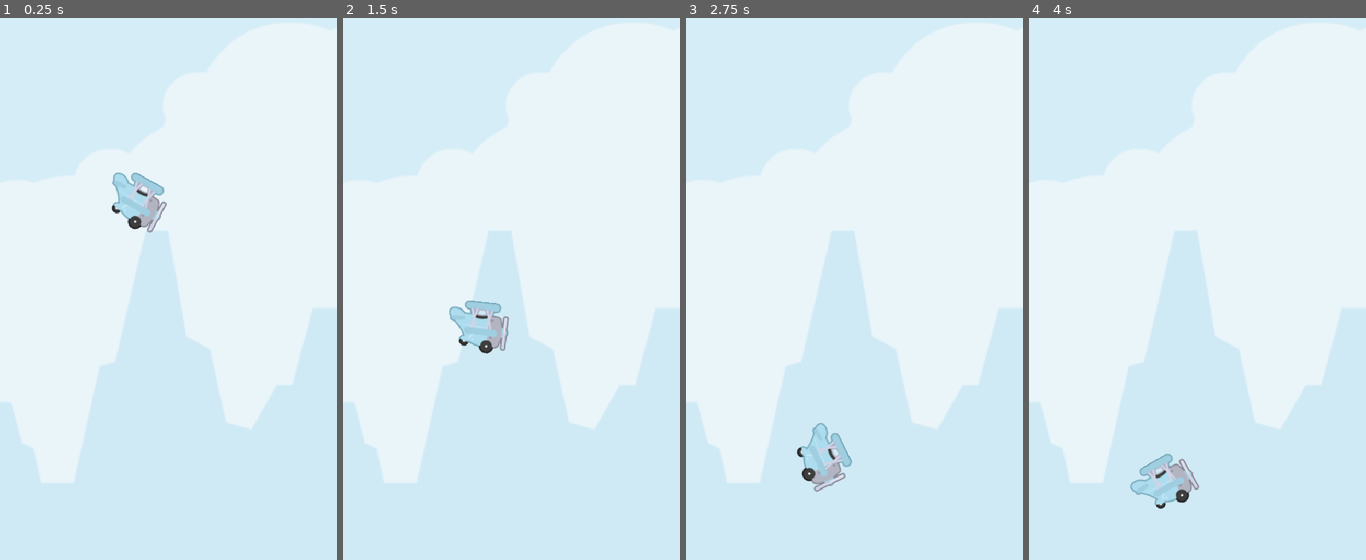
Above: before the commit, frames 1-4 (left to right).
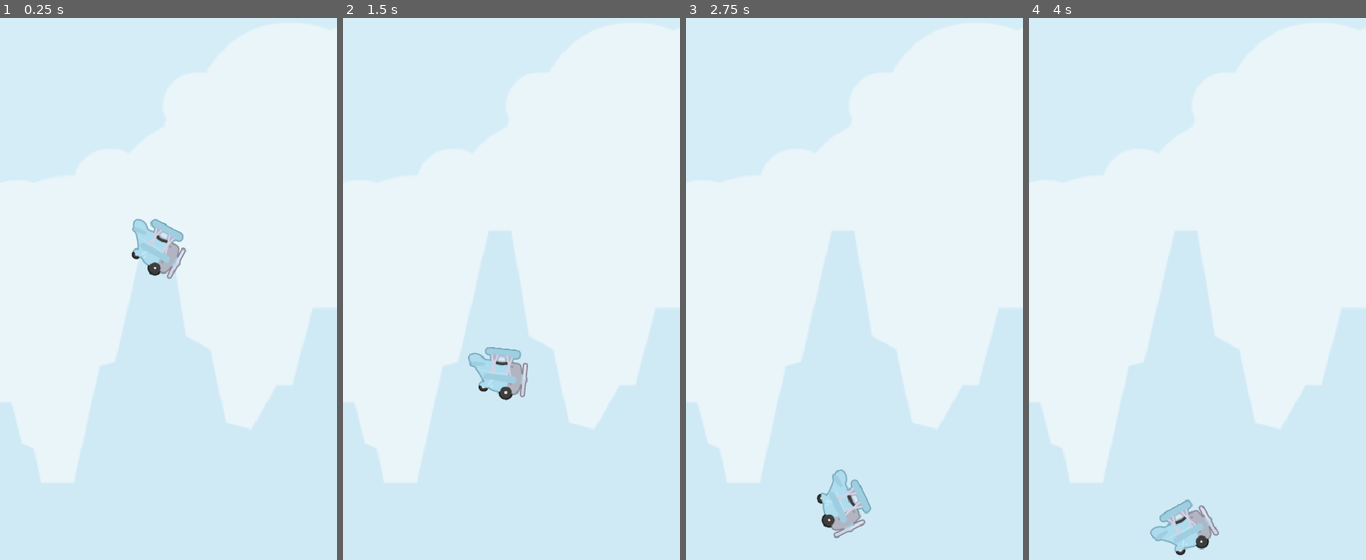
Above: after the commit, the same moments.

Repository: YaghoJP/flappy-bird-master
Game: Godot game, scene res://Scenes/world.tscn
Two runs of this game, one before a commit and one after it. Both use one fixed random seed, a clock stepped at 60 frames per second and the inputs below.
Inputs:
- Up to frame 1 (0.25 s): no input
- Up to frame 2 (1.5 s): tap Space (jump) at 0.77 s
- Up to frame 3 (2.75 s): tap Space (jump) at 1.52 s
- Up to frame 4 (4 s): tap Space (jump) at 3.02, 3.77 s

The runs differ from the first frame. In frame 1, 2.2% of the frame differs, in the area x 33-56%, y 28-49%; in frame 2, 2.1%; in frame 3, 2.1%; in frame 4, 2.2%.

Commit message:
[002] - Implementando o plane_manager para lidar com as skins.

Diff:
--- /dev/null
+++ b/DataSkins/blue.tres
@@ -0,0 +1,11 @@
+[gd_resource type="Resource" script_class="SkinsPlane" load_steps=3 format=3 uid="uid://ctlrl60kv2a33"]
+
+[ext_resource type="PackedScene" uid="uid://duwsfsq7txewl" path="res://Planes/Blue/blue_plane.tscn" id="1_i6sap"]
+[ext_resource type="Script" uid="uid://dfkr1e3wnll6g" path="res://DataSkins/skins.gd" id="1_iac7u"]
+
+[resource]
+script = ExtResource("1_iac7u")
+name = "blue"
+price = 100
+plane = ExtResource("1_i6sap")
+metadata/_custom_type_script = "uid://dfkr1e3wnll6g"
--- /dev/null
+++ b/DataSkins/green.tres
@@ -0,0 +1,11 @@
+[gd_resource type="Resource" script_class="SkinsPlane" load_steps=3 format=3 uid="uid://dx0lbe4af5w42"]
+
+[ext_resource type="Script" uid="uid://dfkr1e3wnll6g" path="res://DataSkins/skins.gd" id="1_eevvn"]
+[ext_resource type="PackedScene" uid="uid://drp2k6ooepjfs" path="res://Planes/Green/green_plane.tscn" id="1_i2h3a"]
+
+[resource]
+script = ExtResource("1_eevvn")
+name = "green"
+price = 200
+plane = ExtResource("1_i2h3a")
+metadata/_custom_type_script = "uid://dfkr1e3wnll6g"
--- /dev/null
+++ b/DataSkins/red.tres
@@ -0,0 +1,11 @@
+[gd_resource type="Resource" script_class="SkinsPlane" load_steps=3 format=3 uid="uid://bsl0qe5l7thdb"]
+
+[ext_resource type="PackedScene" uid="uid://b5xgwp63f3mcr" path="res://Planes/Red/red_plane.tscn" id="1_1ba71"]
+[ext_resource type="Script" uid="uid://dfkr1e3wnll6g" path="res://DataSkins/skins.gd" id="1_q4cck"]
+
+[resource]
+script = ExtResource("1_q4cck")
+name = "red"
+price = 0
+plane = ExtResource("1_1ba71")
+metadata/_custom_type_script = "uid://dfkr1e3wnll6g"
--- /dev/null
+++ b/DataSkins/skins.gd
@@ -0,0 +1,7 @@
+extends Resource
+class_name SkinsPlane
+
+@export_category('Infos')
+@export var name: String
+@export var price: int
+@export var plane: PackedScene
--- /dev/null
+++ b/DataSkins/yellow.tres
@@ -0,0 +1,11 @@
+[gd_resource type="Resource" script_class="SkinsPlane" load_steps=3 format=3 uid="uid://c5yyj6ruqfn1w"]
+
+[ext_resource type="Script" uid="uid://dfkr1e3wnll6g" path="res://DataSkins/skins.gd" id="1_gpkaj"]
+[ext_resource type="PackedScene" uid="uid://k1b3m35xgie7" path="res://Planes/Yellow/yellow_plane.tscn" id="1_wsc08"]
+
+[resource]
+script = ExtResource("1_gpkaj")
+name = "yellow"
+price = 500
+plane = ExtResource("1_wsc08")
+metadata/_custom_type_script = "uid://dfkr1e3wnll6g"
--- /dev/null
+++ b/Managers/game_manager.gd
@@ -0,0 +1,8 @@
+extends Node
+
+
+func _ready():
+	pass
+
+func _process(delta):
+	pass
--- /dev/null
+++ b/Managers/plane_manager.gd
@@ -0,0 +1,19 @@
+extends Node
+class_name PlaneManager
+
+@export_category('Variavles')
+@export var _currentIndexSkin: int = 0
+@export var spawnPosition: Vector2 = Vector2(220, 375)
+
+@export_category('Objects')
+@export var _skins: Dictionary[int, SkinsPlane] = {}
+
+func _ready():
+	setSkin(_currentIndexSkin,spawnPosition)
+
+func setSkin(_indexSkin: int, _position: Vector2) -> void:
+	var _plane = _skins[_indexSkin].plane.instantiate()
+
+	add_child(_plane)
+
+	_plane.position = spawnPosition
--- /dev/null
+++ b/Managers/plane_manager.tscn
@@ -0,0 +1,15 @@
+[gd_scene load_steps=6 format=3 uid="uid://d1tdhge0aci2u"]
+
+[ext_resource type="Script" uid="uid://bdn46a34dllf8" path="res://Managers/plane_manager.gd" id="1_13ctd"]
+[ext_resource type="Resource" uid="uid://ctlrl60kv2a33" path="res://DataSkins/blue.tres" id="2_2en5g"]
+[ext_resource type="Script" uid="uid://dfkr1e3wnll6g" path="res://DataSkins/skins.gd" id="2_5e5jr"]
+[ext_resource type="Resource" uid="uid://bsl0qe5l7thdb" path="res://DataSkins/red.tres" id="3_gibus"]
+[ext_resource type="Resource" uid="uid://dx0lbe4af5w42" path="res://DataSkins/green.tres" id="5_ka3oh"]
+
+[node name="PlaneManager" type="Node"]
+script = ExtResource("1_13ctd")
+_skins = Dictionary[int, ExtResource("2_5e5jr")]({
+0: ExtResource("3_gibus"),
+1: ExtResource("2_2en5g"),
+2: ExtResource("5_ka3oh")
+})
--- /dev/null
+++ b/Planes/Blue/blue_plane.tscn
@@ -0,0 +1,36 @@
+[gd_scene load_steps=6 format=3 uid="uid://duwsfsq7txewl"]
+
+[ext_resource type="PackedScene" uid="uid://cbwccf8qdf5qb" path="res://Planes/plane.tscn" id="1_0iu33"]
+[ext_resource type="Texture2D" uid="uid://bvntpsok5a8x5" path="res://Planes/Blue/planeBlue1.png" id="2_k2ar6"]
+[ext_resource type="Texture2D" uid="uid://bokghwlyvels1" path="res://Planes/Blue/planeBlue2.png" id="3_2g30l"]
+[ext_resource type="Texture2D" uid="uid://087voyngu1by" path="res://Planes/Blue/planeBlue3.png" id="4_wsjum"]
+
+[sub_resource type="SpriteFrames" id="SpriteFrames_w650g"]
+animations = [{
+"frames": [{
+"duration": 1.0,
+"texture": ExtResource("2_k2ar6")
+}],
+"loop": true,
+"name": &"idle",
+"speed": 10.0
+}, {
+"frames": [{
+"duration": 1.0,
+"texture": ExtResource("2_k2ar6")
+}, {
+"duration": 1.0,
+"texture": ExtResource("3_2g30l")
+}, {
+"duration": 1.0,
+"texture": ExtResource("4_wsjum")
+}],
+"loop": true,
+"name": &"move",
+"speed": 10.0
+}]
+
+[node name="BluePlane" instance=ExtResource("1_0iu33")]
+
+[node name="Texture" parent="." index="0"]
+sprite_frames = SubResource("SpriteFrames_w650g")
--- /dev/null
+++ b/Planes/Green/green_plane.tscn
@@ -0,0 +1,37 @@
+[gd_scene load_steps=6 format=3 uid="uid://drp2k6ooepjfs"]
+
+[ext_resource type="PackedScene" uid="uid://cbwccf8qdf5qb" path="res://Planes/plane.tscn" id="1_thvqw"]
+[ext_resource type="Texture2D" uid="uid://q0cghfj8gn7n" path="res://Planes/Red/planeRed1.png" id="2_e5tm2"]
+[ext_resource type="Texture2D" uid="uid://wcfvmyu4tg8j" path="res://Planes/Red/planeRed2.png" id="3_vepel"]
+[ext_resource type="Texture2D" uid="uid://l1m1yptx56t" path="res://Planes/Red/planeRed3.png" id="4_7drea"]
+
+[sub_resource type="SpriteFrames" id="SpriteFrames_lrv2q"]
+animations = [{
+"frames": [{
+"duration": 1.0,
+"texture": ExtResource("2_e5tm2")
+}],
+"loop": true,
+"name": &"idle",
+"speed": 10.0
+}, {
+"frames": [{
+"duration": 1.0,
+"texture": ExtResource("2_e5tm2")
+}, {
+"duration": 1.0,
+"texture": ExtResource("3_vepel")
+}, {
+"duration": 1.0,
+"texture": ExtResource("4_7drea")
+}],
+"loop": true,
+"name": &"move",
+"speed": 10.0
+}]
+
+[node name="GreenPlane" instance=ExtResource("1_thvqw")]
+
+[node name="Texture" parent="." index="0"]
+sprite_frames = SubResource("SpriteFrames_lrv2q")
+animation = &"move"
--- /dev/null
+++ b/Planes/Red/red_plane.tscn
@@ -0,0 +1,37 @@
+[gd_scene load_steps=6 format=3 uid="uid://b5xgwp63f3mcr"]
+
+[ext_resource type="PackedScene" uid="uid://cbwccf8qdf5qb" path="res://Planes/plane.tscn" id="1_d3547"]
+[ext_resource type="Texture2D" uid="uid://q0cghfj8gn7n" path="res://Planes/Red/planeRed1.png" id="2_jy3yn"]
+[ext_resource type="Texture2D" uid="uid://wcfvmyu4tg8j" path="res://Planes/Red/planeRed2.png" id="3_n5h1q"]
+[ext_resource type="Texture2D" uid="uid://l1m1yptx56t" path="res://Planes/Red/planeRed3.png" id="4_i4wo3"]
+
+[sub_resource type="SpriteFrames" id="SpriteFrames_tix8q"]
+animations = [{
+"frames": [{
+"duration": 1.0,
+"texture": ExtResource("2_jy3yn")
+}],
+"loop": true,
+"name": &"idle",
+"speed": 10.0
+}, {
+"frames": [{
+"duration": 1.0,
+"texture": ExtResource("2_jy3yn")
+}, {
+"duration": 1.0,
+"texture": ExtResource("3_n5h1q")
+}, {
+"duration": 1.0,
+"texture": ExtResource("4_i4wo3")
+}],
+"loop": true,
+"name": &"move",
+"speed": 10.0
+}]
+
+[node name="RedPlane" instance=ExtResource("1_d3547")]
+
+[node name="Texture" parent="." index="0"]
+sprite_frames = SubResource("SpriteFrames_tix8q")
+animation = &"move"
--- /dev/null
+++ b/Planes/Yellow/yellow_plane.tscn
@@ -0,0 +1,37 @@
+[gd_scene load_steps=6 format=3 uid="uid://k1b3m35xgie7"]
+
+[ext_resource type="PackedScene" uid="uid://cbwccf8qdf5qb" path="res://Planes/plane.tscn" id="1_7a7ew"]
+[ext_resource type="Texture2D" uid="uid://cgtdfpa61o4i7" path="res://Planes/Yellow/planeYellow1.png" id="2_fxoum"]
+[ext_resource type="Texture2D" uid="uid://cbnja2ianreex" path="res://Planes/Yellow/planeYellow2.png" id="3_8qov3"]
+[ext_resource type="Texture2D" uid="uid://c7ml0cof4y8ad" path="res://Planes/Yellow/planeYellow3.png" id="4_7sje7"]
+
+[sub_resource type="SpriteFrames" id="SpriteFrames_llp4e"]
+animations = [{
+"frames": [{
+"duration": 1.0,
+"texture": ExtResource("2_fxoum")
+}],
+"loop": true,
+"name": &"idle",
+"speed": 10.0
+}, {
+"frames": [{
+"duration": 1.0,
+"texture": ExtResource("2_fxoum")
+}, {
+"duration": 1.0,
+"texture": ExtResource("3_8qov3")
+}, {
+"duration": 1.0,
+"texture": ExtResource("4_7sje7")
+}],
+"loop": true,
+"name": &"move",
+"speed": 10.0
+}]
+
+[node name="YellowPlane" instance=ExtResource("1_7a7ew")]
+
+[node name="Texture" parent="." index="0"]
+sprite_frames = SubResource("SpriteFrames_llp4e")
+animation = &"move"
--- a/Planes/plane.gd
+++ b/Planes/plane.gd
@@ -4,11 +4,10 @@
 @export_category('Variables')
 @export var _gravity: float = 1000.0
 @export var _jumpForce: float = -400.0
-@export var _maxSpeed: float =     400.0
+@export var _maxSpeed: float = 400.0
 @export var _rotationSpeed: float = 2
 
 func _physics_process(_delta: float) -> void:
-
 	#Executando o pulo
 	if Input.is_action_just_pressed("jump"):
 		velocity.y = _jumpForce
--- a/Planes/plane.tscn
+++ b/Planes/plane.tscn
@@ -1,104 +1,29 @@
-[gd_scene load_steps=13 format=3 uid="uid://cbwccf8qdf5qb"]
+[gd_scene load_steps=4 format=3 uid="uid://cbwccf8qdf5qb"]
 
-[ext_resource type="Texture2D" uid="uid://bvntpsok5a8x5" path="res://Planes/planeBlue1.png" id="1_6qllm"]
 [ext_resource type="Script" uid="uid://kbmxwrhxly3g" path="res://Planes/plane.gd" id="1_tu3q3"]
-[ext_resource type="Texture2D" uid="uid://q0cghfj8gn7n" path="res://Planes/planeRed1.png" id="2_t5qcd"]
-[ext_resource type="Texture2D" uid="uid://dup4ijlr30qgx" path="res://Planes/planeGreen1.png" id="3_omcbi"]
-[ext_resource type="Texture2D" uid="uid://cgtdfpa61o4i7" path="res://Planes/planeYellow1.png" id="4_tu3q3"]
-[ext_resource type="Texture2D" uid="uid://bokghwlyvels1" path="res://Planes/planeBlue2.png" id="4_xemae"]
-[ext_resource type="Texture2D" uid="uid://087voyngu1by" path="res://Planes/planeBlue3.png" id="5_tu3q3"]
-[ext_resource type="Texture2D" uid="uid://wcfvmyu4tg8j" path="res://Planes/planeRed2.png" id="6_gba75"]
-[ext_resource type="Texture2D" uid="uid://l1m1yptx56t" path="res://Planes/planeRed3.png" id="7_1l6wi"]
-[ext_resource type="Texture2D" uid="uid://cbnja2ianreex" path="res://Planes/planeYellow2.png" id="9_gba75"]
-[ext_resource type="Texture2D" uid="uid://c7ml0cof4y8ad" path="res://Planes/planeYellow3.png" id="10_1l6wi"]
 
-[sub_resource type="SpriteFrames" id="SpriteFrames_sgvfd"]
+[sub_resource type="SpriteFrames" id="SpriteFrames_vtltu"]
 animations = [{
-"frames": [{
-"duration": 1.0,
-"texture": ExtResource("1_6qllm")
-}],
+"frames": [],
 "loop": true,
-"name": &"idle_blue",
-"speed": 5.0
-}, {
-"frames": [{
-"duration": 1.0,
-"texture": ExtResource("2_t5qcd")
-}],
-"loop": true,
-"name": &"idle_default",
-"speed": 5.0
-}, {
-"frames": [{
-"duration": 1.0,
-"texture": ExtResource("3_omcbi")
-}],
-"loop": true,
-"name": &"idle_green",
-"speed": 5.0
-}, {
-"frames": [{
-"duration": 1.0,
-"texture": ExtResource("4_tu3q3")
-}],
-"loop": true,
-"name": &"idle_yellow",
-"speed": 5.0
-}, {
-"frames": [{
-"duration": 1.0,
-"texture": ExtResource("1_6qllm")
-}, {
-"duration": 1.0,
-"texture": ExtResource("4_xemae")
-}, {
-"duration": 1.0,
-"texture": ExtResource("5_tu3q3")
-}],
-"loop": true,
-"name": &"move_blue",
-"speed": 5.0
-}, {
-"frames": [{
-"duration": 1.0,
-"texture": ExtResource("2_t5qcd")
-}, {
-"duration": 1.0,
-"texture": ExtResource("6_gba75")
-}, {
-"duration": 1.0,
-"texture": ExtResource("7_1l6wi")
-}],
-"loop": true,
-"name": &"move_default",
+"name": &"idle",
 "speed": 10.0
 }, {
 "frames": [],
 "loop": true,
-"name": &"move_green",
-"speed": 5.0
-}, {
-"frames": [{
-"duration": 1.0,
-"texture": ExtResource("4_tu3q3")
-}, {
-"duration": 1.0,
-"texture": ExtResource("9_gba75")
-}, {
-"duration": 1.0,
-"texture": ExtResource("10_1l6wi")
-}],
-"loop": true,
-"name": &"move_yellow",
+"name": &"move",
 "speed": 10.0
 }]
+
+[sub_resource type="CircleShape2D" id="CircleShape2D_tu3q3"]
+radius = 37.2156
 
 [node name="Plane" type="CharacterBody2D"]
 script = ExtResource("1_tu3q3")
 
+[node name="Texture" type="AnimatedSprite2D" parent="."]
+sprite_frames = SubResource("SpriteFrames_vtltu")
+animation = &"idle"
+
 [node name="Collision" type="CollisionShape2D" parent="."]
-
-[node name="Texture" type="AnimatedSprite2D" parent="."]
-sprite_frames = SubResource("SpriteFrames_sgvfd")
-animation = &"move_blue"
+shape = SubResource("CircleShape2D_tu3q3")
--- a/Scenes/world.tscn
+++ b/Scenes/world.tscn
@@ -1,7 +1,12 @@
-[gd_scene load_steps=3 format=3 uid="uid://c5vnj52r706iy"]
+[gd_scene load_steps=8 format=3 uid="uid://c5vnj52r706iy"]
 
 [ext_resource type="Texture2D" uid="uid://duiy5x8u0hr7r" path="res://BackGround/background.png" id="1_a02cp"]
-[ext_resource type="PackedScene" uid="uid://cbwccf8qdf5qb" path="res://Planes/plane.tscn" id="2_go701"]
+[ext_resource type="PackedScene" uid="uid://d1tdhge0aci2u" path="res://Managers/plane_manager.tscn" id="2_go701"]
+[ext_resource type="Script" uid="uid://dfkr1e3wnll6g" path="res://DataSkins/skins.gd" id="3_o06y3"]
+[ext_resource type="Resource" uid="uid://bsl0qe5l7thdb" path="res://DataSkins/red.tres" id="4_k7acu"]
+[ext_resource type="Resource" uid="uid://ctlrl60kv2a33" path="res://DataSkins/blue.tres" id="5_5v1tr"]
+[ext_resource type="Resource" uid="uid://dx0lbe4af5w42" path="res://DataSkins/green.tres" id="6_0fj1v"]
+[ext_resource type="Resource" uid="uid://c5yyj6ruqfn1w" path="res://DataSkins/yellow.tres" id="7_ikia7"]
 
 [node name="World" type="Node2D"]
 
@@ -10,5 +15,11 @@
 scale = Vector2(2, 2)
 texture = ExtResource("1_a02cp")
 
-[node name="Plane" parent="." instance=ExtResource("2_go701")]
-position = Vector2(192, 309)
+[node name="PlaneManager" parent="." instance=ExtResource("2_go701")]
+_currentIndexSkin = 1
+_skins = Dictionary[int, ExtResource("3_o06y3")]({
+0: ExtResource("4_k7acu"),
+1: ExtResource("5_5v1tr"),
+2: ExtResource("6_0fj1v"),
+3: ExtResource("7_ikia7")
+})
--- a/project.godot
+++ b/project.godot
@@ -14,6 +14,10 @@
 run/main_scene="uid://c5vnj52r706iy"
 config/features=PackedStringArray("4.4", "Mobile")
 config/icon="res://icon.svg"
+
+[autoload]
+
+GameManager="*res://Managers/game_manager.gd"
 
 [display]
 
Not shown, added: DataSkins/skins.gd.uid
Not shown, added: Managers/game_manager.gd.uid
Not shown, added: Managers/plane_manager.gd.uid
Renamed: Planes/planeBlue1.png -> Planes/Blue/planeBlue1.png
Not shown, changed: Planes/Blue/planeBlue1.png.import
Renamed: Planes/planeBlue2.png -> Planes/Blue/planeBlue2.png
Not shown, changed: Planes/Blue/planeBlue2.png.import
Renamed: Planes/planeBlue3.png -> Planes/Blue/planeBlue3.png
Not shown, changed: Planes/Blue/planeBlue3.png.import
Renamed: Planes/planeGreen1.png -> Planes/Green/planeGreen1.png
Not shown, changed: Planes/Green/planeGreen1.png.import
Renamed: Planes/planeGreen2.png -> Planes/Green/planeGreen2.png
(and 15 more such lines)
